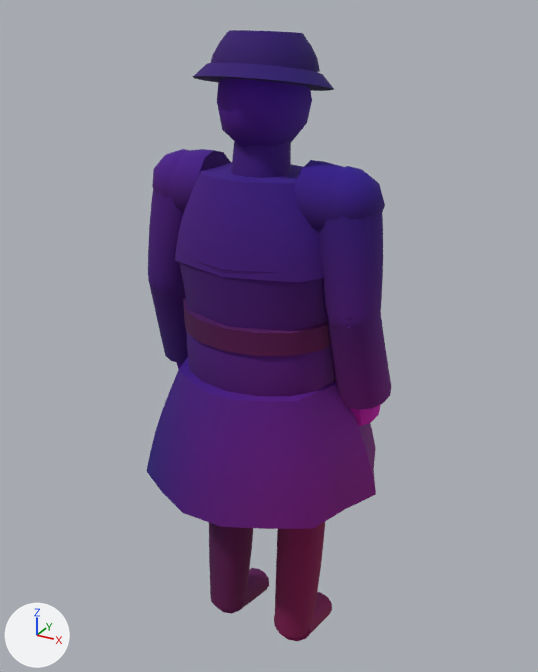
What one commit did to the glTF model assets/kit/skel_sexton.glb.
One viewpoint serves both versions: a 50 mm lens placed at (0.882, -1.568, 1.809), pointed at (-0.01, 0.053, 0.999). Lighting does not change. The marker at lower left points along +X, +Y and +Z. The first picture is the older version. Vertices at exactly the same position are counted once.

The first picture shows 'sexton'.
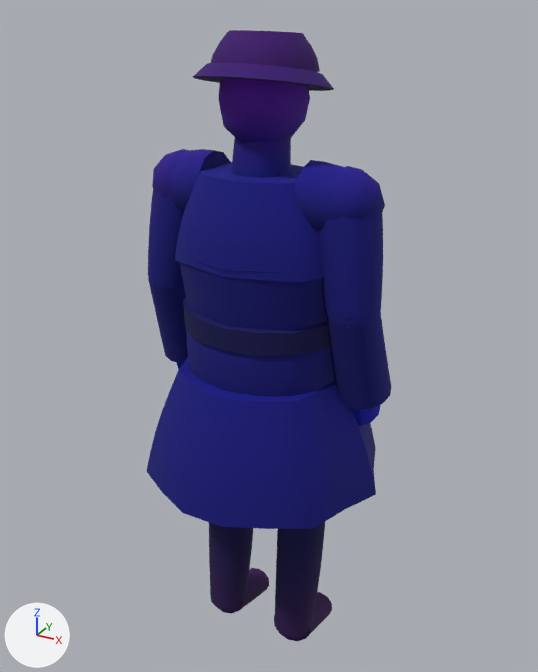
Boxes [x1, y1, x2, y2] around the edits, measured in the pictures (538 x 672 px; the box of a moved part takes in the faces that stretch with it):
'sexton', reshaped, recoloured
    both: [147, 30, 391, 641]
part 1 of me_sexton, moved or reshaped
    before: [217, 100, 312, 147]
    after: [219, 98, 310, 143]
part 2 of me_sexton, recoloured (purple to blue)
    both: [148, 79, 384, 606]
part 3 of me_sexton, recoloured
    both: [220, 322, 391, 641]
part 4 of me_sexton, recoloured
    both: [148, 32, 386, 614]

Patch to the scene script:
```diff
--- a/assets/kit/skel_sexton.glb.py
+++ b/assets/kit/skel_sexton.glb.py
@@ me_sexton @@
 me_sexton.from_pydata(...)  # 2218 vertices, 4216 faces; spans x -0.35..0.34, y -0.31..0.31, z -0.01..1.77
 # used by ob_sexton; location = (0.0, 0.0, 0.0)
 # before: 1980 (0.0, 0.01, 1.49), 1981 (0.08, -0.05, 1.56) at pixel (280, 130), 1982 (-0.03, -0.09, 1.56) at pixel (228, 129), 1983 (-0.1, 0.02, 1.56), 1984 (-0.03, 0.12, 1.56)
 # before: 1985 (0.08, 0.08, 1.56) at pixel (307, 123), 1992 (-0.02, -0.05, 1.51), 1993 (0.04, -0.03, 1.51), 1994 (0.03, -0.09, 1.55) at pixel (253, 135), 1995 (0.09, 0.01, 1.55) at pixel (299, 131)
 # before: 1996 (0.04, 0.05, 1.51), 1997 (-0.06, 0.01, 1.51), 1998 (-0.08, -0.05, 1.55) at pixel (222, 129), 1999 (-0.02, 0.08, 1.51), 2000 (-0.08, 0.08, 1.55)
 # before: 2001 (0.03, 0.12, 1.55)
+# me_sexton part 1
+for i in [*range(1980, 1986), *range(1992, 2002)]: me_sexton.vertices[i].co += Vector((0.0, 0.0, 0.01))
+# me_sexton part 2: 2005 faces centred in x -0.34..0.33, y -0.27..0.2, z 0.17..1.69 are repainted in the vertex colours; the middle colour goes from purple #7d00c4 to blue #0000c4
+# me_sexton part 3: 1205 faces centred in x -0.16..0.34, y -0.3..0.3, z 0.0..1.12 are repainted in the vertex colours; the middle colour goes from pink #c400c0 to blue #0000c0
+# me_sexton part 4: 1006 faces centred in x -0.34..0.33, y -0.31..0.31, z 0.03..1.77 are repainted in the vertex colours; the middle colour goes from purple #8800e2 to blue #2800e2
 me_sexton.materials.append(mat_m_robe)
```
